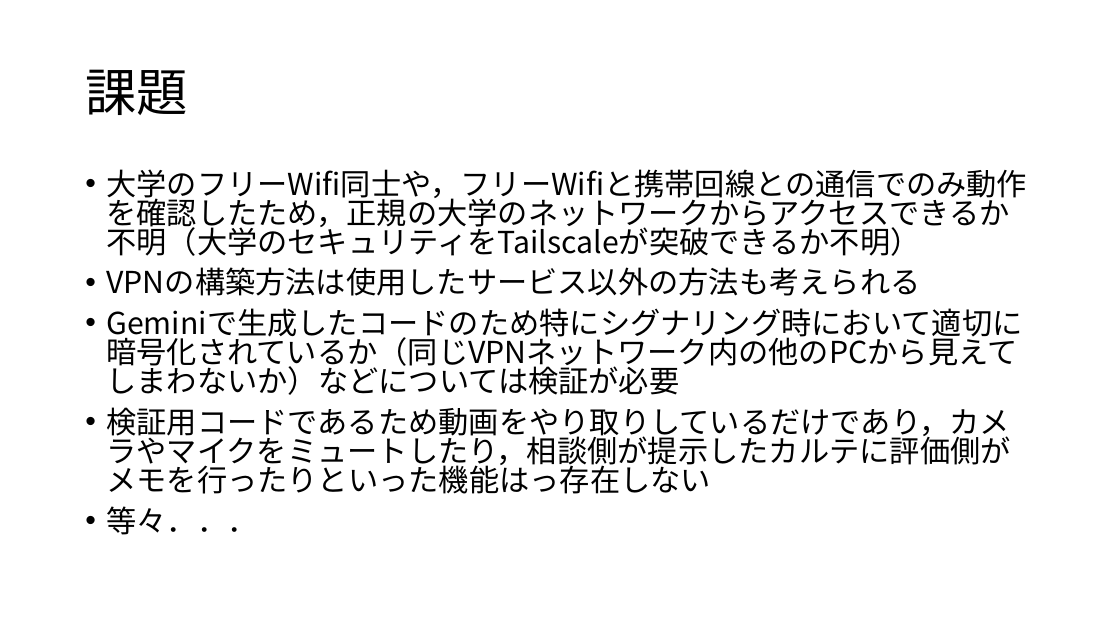
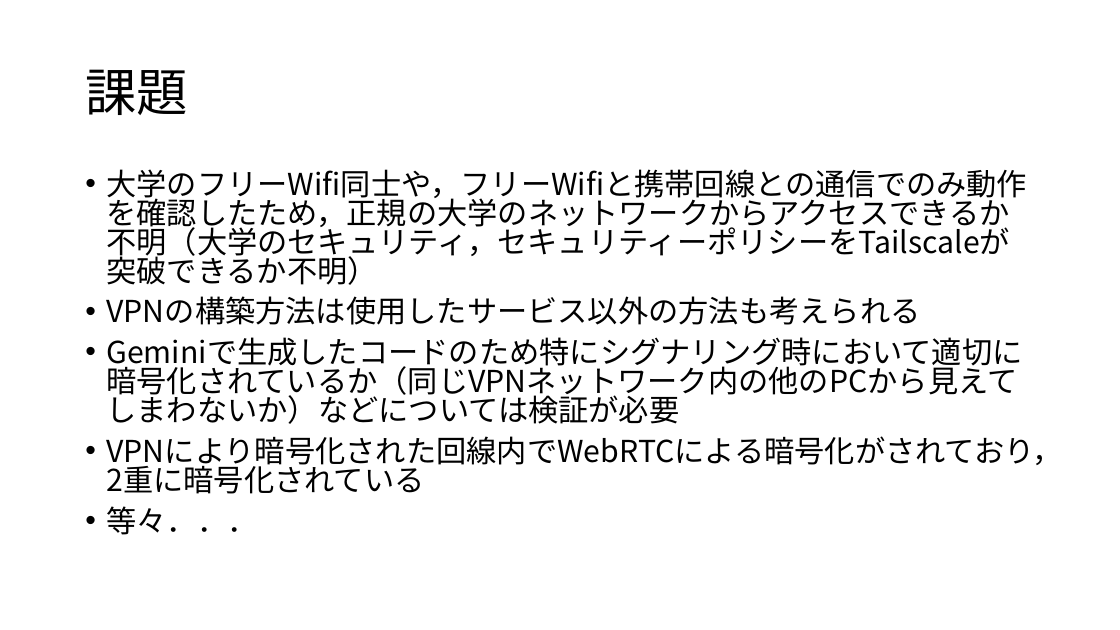
Before and after one commit to yudaiito9124-cyber/MedicalScreenSharing, a slide deck: slide 13 of Image.pptx. Drawn at 1120x630 pixels with LibreOffice and Linux fonts; fonts in the diff are those of the drawing. Boxes give left, top, right and bottom in pixels: in the first picture for what was removed or moved away, otherwise in the second. Text is boxed around its words. In the diff, an @@ line names an element or a change of style, - is before the commit and + after.

```diff
--- a/Image.pptx
+++ b/Image.pptx
@@ text at bbox=[106, 169, 1027, 261]: text changed @@
-• 大学のフリーWifi同士や，フリーWifiと携帯回線との通信でのみ動作を確認したため，正規の大学のネットワークからアクセスできるか不明（大学のセキュリティをTailscaleが突破できるか不明）
+• 大学のフリーWifi同士や，フリーWifiと携帯回線との通信でのみ動作を確認したため，正規の大学のネットワークからアクセスできるか不明（大学のセキュリティ，セキュリティーポリシーをTailscaleが突破できるか不明）
@@ text at bbox=[106, 436, 1063, 494]: text changed @@
-• 検証用コードであるため動画をやり取りしているだけであり，カメラやマイクをミュートしたり，相談側が提示したカルテに評価側がメモを行ったりといった機能はっ存在しない
+• VPNにより暗号化された回線内でWebRTCによる暗号化がされており，2重に暗号化されている
```
Also in this commit, not shown: 3 other slides changed, 1 other file.
